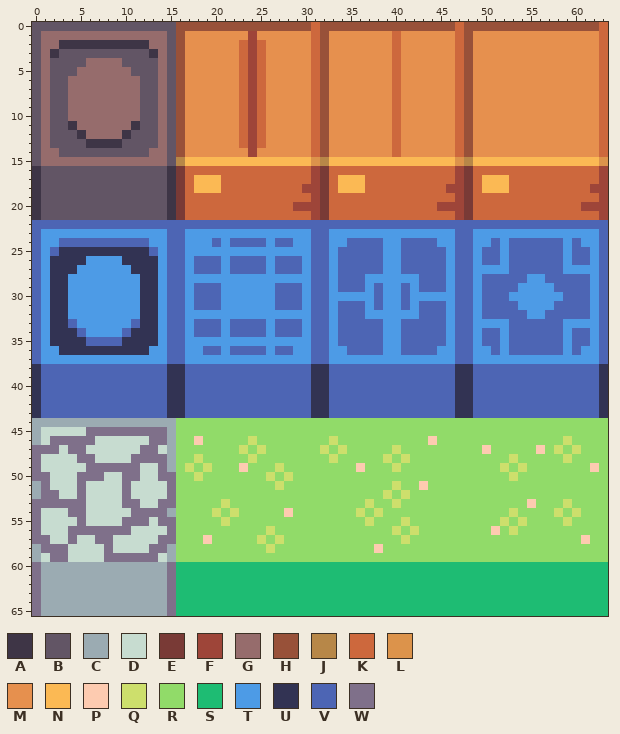
A pixel-art file gets an edit: assets/images/level/walls.aseprite. The picture above was drawn from the file before the commit.
64x66 pixels, 1 frame.
Visible layers, top first: "Layer 1", "Blue", "Regular".
Palette (. is transparent): A #3e3546  B #625565  C #9babb2  D #c7dcd0  E #793a36  F #9e4539  G #966c6c  H #985139  J #b78748  K #cd683d  L #dc934b  M #e6904e  N #fbb954  P #fdcbb0  Q #cddf6c  R #91db69  S #1ebc73  T #4d9be6  U #323353  V #4d65b4  W #7f708a
Pixels before (only the part around the change), first column x 0:
32 VTUUTTTTTTTTUUTVVTTTTTTTTTT
33 VTUUVTTTTTTVUUTVVTVVVTVVVVT
34 VTUUUVTTTTVUUUTVVTVVVTVVVVT
35 VTUUUUVVVVUUUUTVVTTTTTTTTTT
36 VTTUUUUUUUUUUTTVVTTVVTVVVVT
37 VTTTTTTTTTTTTTTVVTTTTTTTTTT
38 UVVVVVVVVVVVVVVUUVVVVVVVVVV
39 UVVVVVVVVVVVVVVUUVVVVVVVVVV
40 UVVVVVVVVVVVVVVUUVVVVVVVVVV
41 UVVVVVVVVVVVVVVUUVVVVVVVVVV
42 UVVVVVVVVVVVVVVUUVVVVVVVVVV
43 UVVVVVVVVVVVVVVUUVVVVVVVVVV
44 CCCCCCCCCCCCCCCCRRRRRRRRRRR
45 CDDDDDWWWWWWWWWCRRRRRRRRRRR
46 CDWWWWWDDDDDDWWCRRPRRRRRQRR
47 WWWDWWDDDDDDWWDCRRRRRRRQRQR
48 WDDDDWWDDDDWWWWCRRQRRRRRQRR
49 WDDDDDWWWWWWDDWCRQRQRRRPRRR
50 WWDDDWWWDDWWDDWWRRQRRRRRRRQ
51 CWDDDWDDDDWDDDDWRRRRRRRRRRR
52 CWWDDWDDDDWDDDDWRRRRRRRRRRR
53 WWWWWWDDDDWWDDWWRRRRRQRRRRR
54 WDDDWWDDDDDWWWWCRRRRQRQRRRR
55 WDDDDWDDDDWWWDWWRRRRRQRRRRR
56 WDDDWWWWWWWDDDDWRRRRRRRRRRQ
57 WWDDWDDWWDDDDDWWRRRPRRRRRQR
58 CWWWDDDDWDDDDWWCRRRRRRRRRRQ
59 CDWWDDDDWWWWWWDCRRRRRRRRRRR
60 WCCCCCCCCCCCCCCWSSSSSSSSSSS
61 WCCCCCCCCCCCCCCWSSSSSSSSSSS
62 WCCCCCCCCCCCCCCWSSSSSSSSSSS
63 WCCCCCCCCCCCCCCWSSSSSSSSSSS
Once edited:
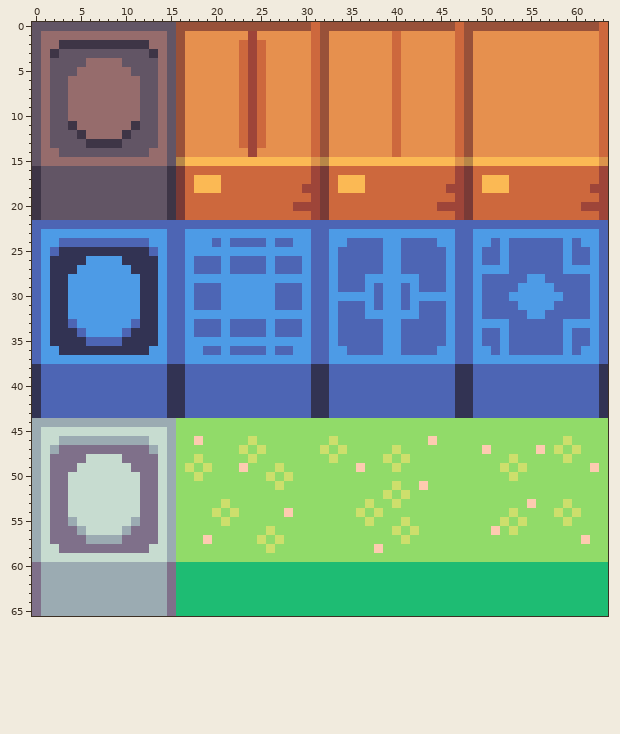
Edits made:
Layer "Layer 1":
y 45: x 6..14 WWWWWWWWW -> DDDDDDDDD
y 46: x 2..14 WWWWWDDDDDDWW -> DCCCCCCCCCCDD
y 47: x 0..3 WWWD -> CDCW; x 6..11 DDDDDD -> WWWWWW; x 13 W -> C
y 48: x 0 W -> C; x 2..4 DDD -> WWW; x 6 W -> D; x 10 D -> W; x 14 W -> D
y 49: x 0 W -> C; x 2..4 DDD -> WWW; x 6..10 WWWWW -> DDDDD; x 12..14 DDW -> WWD
y 50: x 0..3 WWDD -> CDWW; x 5..7 WWW -> DDD; x 10..15 WWDDWW -> DDWWDC
y 51: x 1..3 WDD -> DWW; x 5 W -> D; x 10 W -> D; x 12..13 DD -> WW; x 15 W -> C
y 52: x 1 W -> D; x 3 D -> W; x 5 W -> D; x 10 W -> D; x 12..13 DD -> WW; x 15 W -> C
y 53: x 0..1 WW -> CD; x 4..5 WW -> DD; x 10..15 WWDDWW -> DDWWDC
y 54: x 0 W -> C; x 2..5 DDWW -> WWDD; x 11 W -> D; x 14 W -> D
y 55: x 0 W -> C; x 2..5 DDDW -> WWCD; x 10..11 WW -> DC; x 13..15 DWW -> WDC
y 56: x 0 W -> C; x 2..3 DD -> WW; x 5..13 WWWWWWDDD -> CDDDDCWWW; x 15 W -> C
y 57: x 0..3 WWDD -> CDWW; x 5..15 DDWWDDDDDWW -> WCCCCWWWWDC
y 58: x 1..2 WW -> DD; x 4..7 DDDD -> WWWW; x 9..14 DDDDWW -> WWWWDD
y 59: x 2..3 WW -> DD; x 8..13 WWWWWW -> DDDDDD
